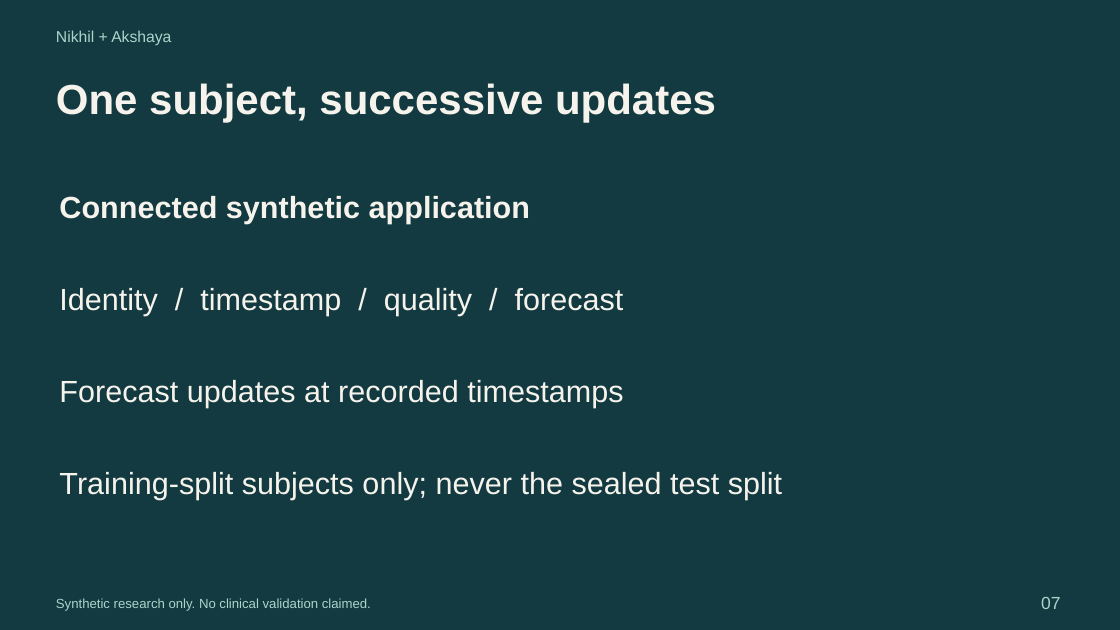
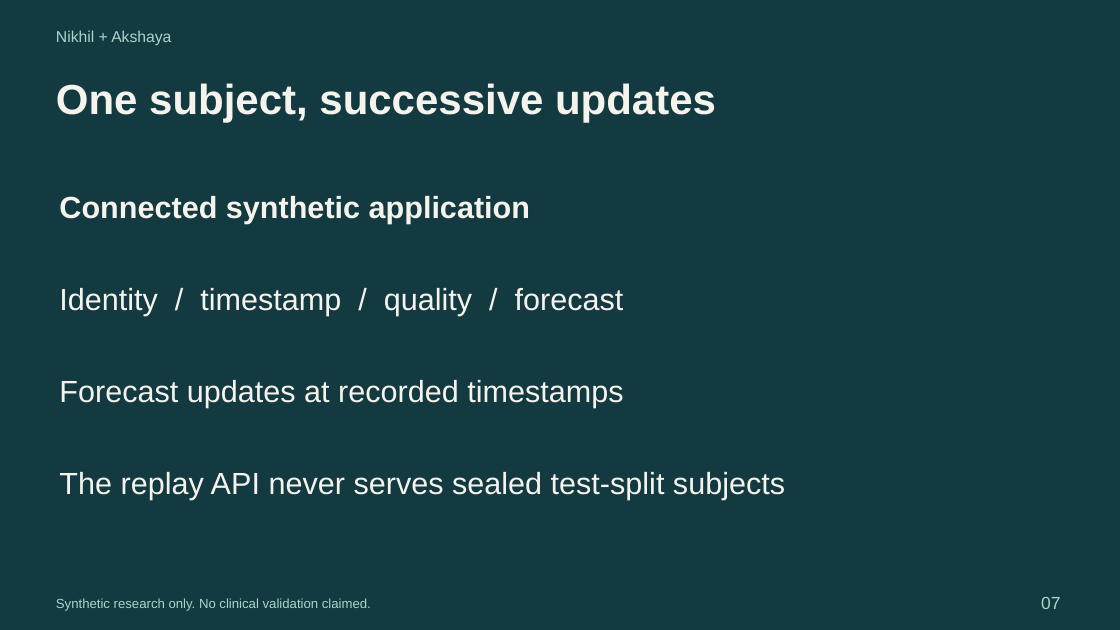
Before and after one commit to AkshayAlgoX/T2D-Glucose-Digital-Twin, a slide deck: slide 7 of docs/presentation/presentation.pptx. Drawn at 1120x630 pixels with LibreOffice and Linux fonts; fonts in the diff are those of the drawing. Boxes give left, top, right and bottom in pixels: in the first picture for what was removed or moved away, otherwise in the second. Text is boxed around its words. In the diff, an @@ line names an element or a change of style, - is before the commit and + after.

```diff
--- a/docs/presentation/presentation.pptx
+++ b/docs/presentation/presentation.pptx
@@ text at (x1=59, y1=472, x2=785, y2=500): text changed @@
-Training-split subjects only; never the sealed test split
+The replay API never serves sealed test-split subjects
```
Also in this commit, not shown: 1 other slide changed, 3 other files.
